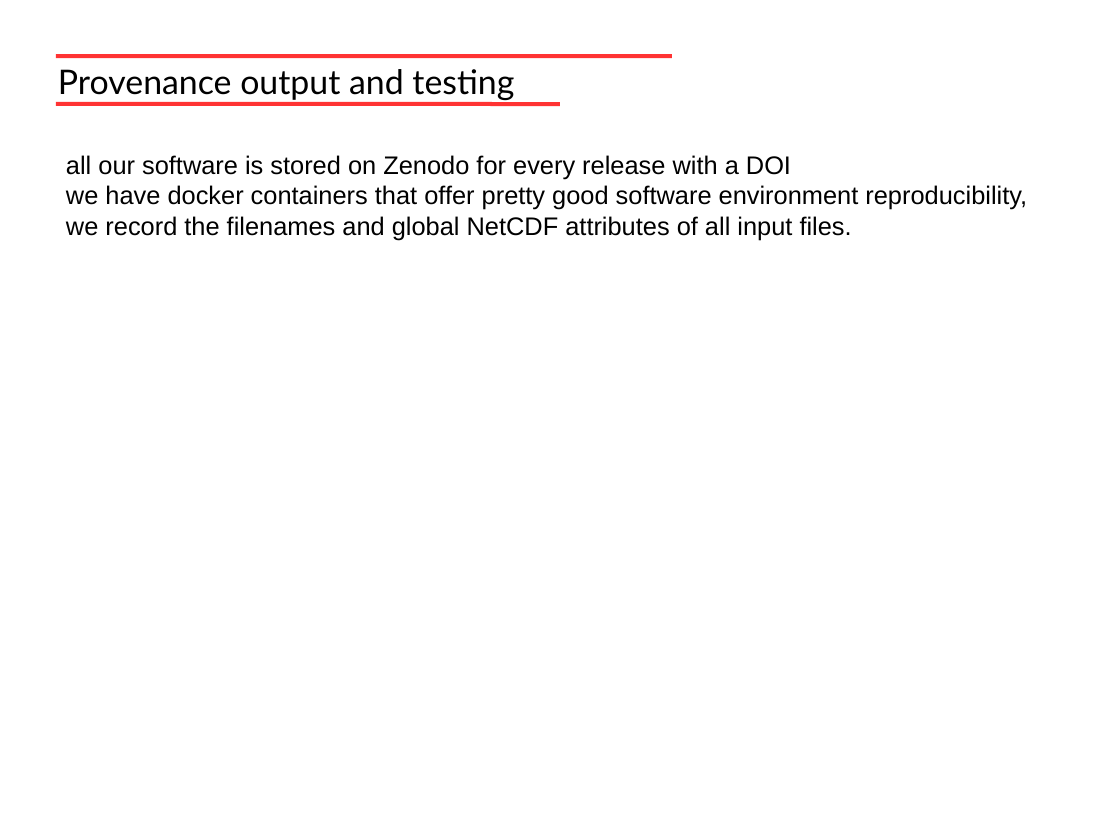
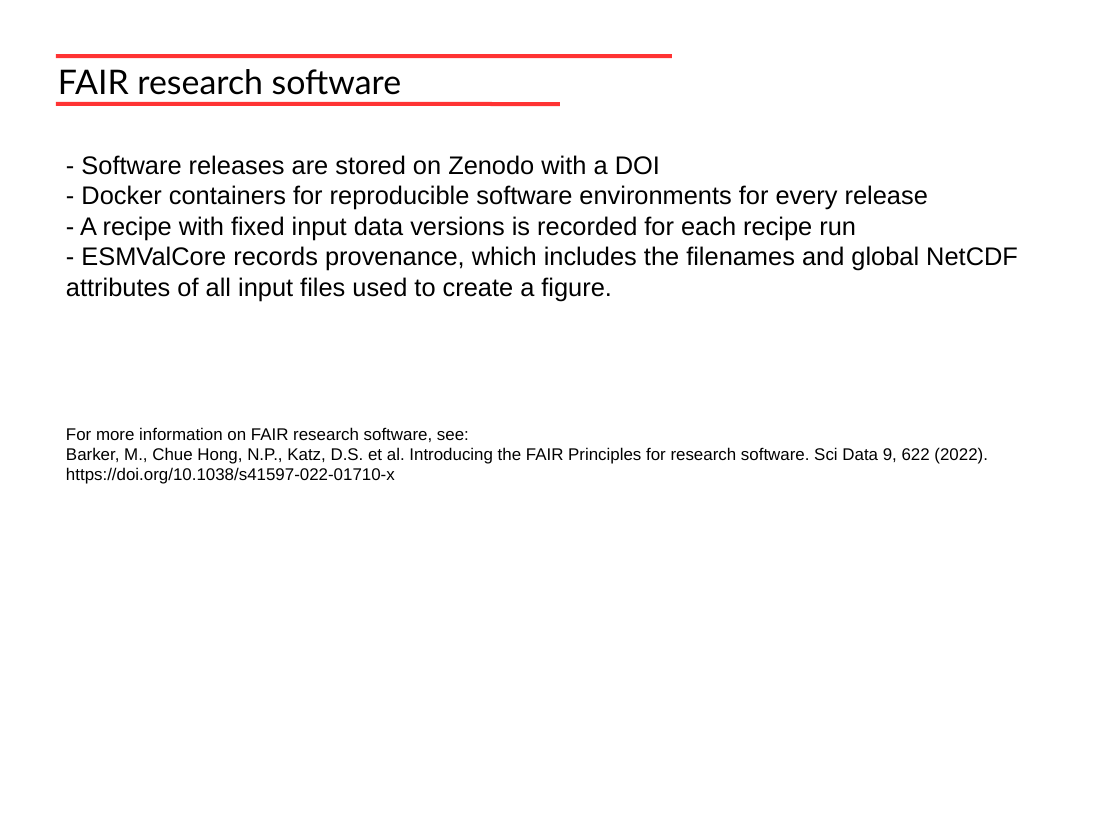
Before and after one commit to valeriupredoi/NCAR_Correctness_Workshop_9-10Nov2023_Talk, a slide deck: slide 10 of Predoi_Andela_Reliable-and-reproducible-Earth-System-Model-data-analysis-with-ESMValTool.pptx. Drawn at 1120x840 pixels with LibreOffice and Linux fonts; fonts in the diff are those of the drawing. Boxes give left, top, right and bottom in pixels: in the first picture for what was removed or moved away, otherwise in the second. Text is boxed around its words. In the diff, an @@ line names an element or a change of style, - is before the commit and + after.

```diff
--- a/Predoi_Andela_Reliable-and-reproducible-Earth-System-Model-data-analysis-with-ESMValTool.pptx
+++ b/Predoi_Andela_Reliable-and-reproducible-Earth-System-Model-data-analysis-with-ESMValTool.pptx
@@ text at (x1=58, y1=69, x2=401, y2=95): text changed @@
-Provenance output and testing
+FAIR research software
@@ text at (x1=66, y1=155, x2=1018, y2=484): text changed @@
-all our software is stored on Zenodo for every release with a DOI
-we have docker containers that offer pretty good software environment reproducibility, we record the filenames and global NetCDF attributes of all input files.
+- Software releases are stored on Zenodo with a DOI
+- Docker containers for reproducible software environments for every release
+- A recipe with fixed input data versions is recorded for each recipe run
+- ESMValCore records provenance, which includes the filenames and global NetCDF attributes of all input files used to create a figure.
+For more information on FAIR research software, see:
+Barker, M., Chue Hong, N.P., Katz, D.S. et al. Introducing the FAIR Principles for research software. Sci Data 9, 622 (2022). https://doi.org/10.1038/s41597-022-01710-x
```
Also in this commit, not shown: 7 other slides changed, 1 slide added, 1 other file.
